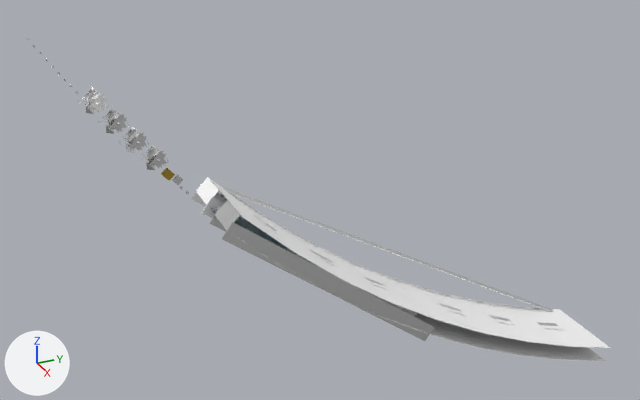
Before and after pictures for a commit that changed the glTF model ship/3d/models/chunks/xuanshu_interior_C30.glb.
Before and after are seen from a camera (50 mm lens) standing at (351.7, -172.5, -70.4) and looking at (215.5, -111.3, -138.5). The lights are fixed; the arrows at lower left show +X, +Y and +Z. The first picture is the older version. Where no turn or scale is listed for an object, it has been applied to the vertices. Vertices at exactly the same position are counted once.

Objects in the first picture: 'UNIT-MED-003_S49807'.
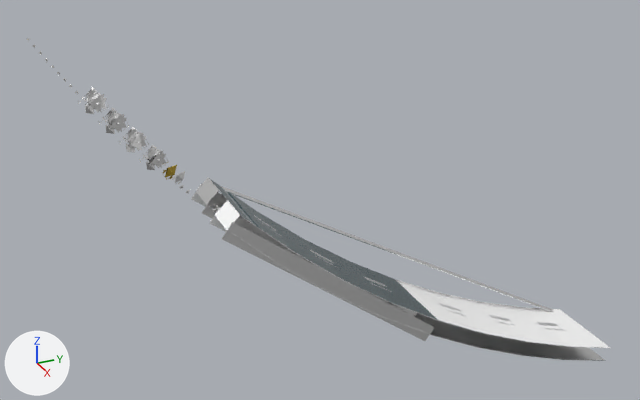
Diff of the bpy script that builds the scene:
```diff
--- a/ship/3d/models/chunks/xuanshu_interior_C30.glb.py
+++ b/ship/3d/models/chunks/xuanshu_interior_C30.glb.py
@@ me_unit_med_003_s49807 @@
 # used by ob_unit_med_003_s49807; location = (0.0, 0.0, 0.0)
-me_unit_med_003_s49807.from_pydata(...)  # 58259 vertices, 82328 faces; spans x 212.3..229.6, y -159.6..-48.3, z -184.4..-101.6
+me_unit_med_003_s49807.from_pydata(...)  # 58181 vertices, 82195 faces; spans x 212.3..229.6, y -159.6..-48.3, z -184.4..-101.6
+# me_unit_med_003_s49807 part 1: the loose piece of 8 vertices spanning x 221.8..222.3, y -140.3..-138.6, z -127.8..-126.0 is rebuilt with 3 vertices and now spans x 221.7..222.4, y -139.9..-138.8, z -127.6..-126.4, in mat_hi_paint_d (white #ffffff)
+# me_unit_med_003_s49807 part 2: 2627 vertices moved within x 218.8..222.8, y -159.4..-54.1, z -181.9..-101.7; 191 vertices removed from x 217.0..222.4, y -159.4..-70.7, z -175.3..-101.7; 169 vertices added at x 218.8..222.5, y -142.0..-70.7, z -175.2..-124.3
+# me_unit_med_003_s49807 part 3: 150 faces spanning x 212.4..229.6, y -159.4..-49.3, z -182.7..-101.9 switch from mat_hi_rubber (white #ffffff) to mat_hi_glass (dark cyan #27383e)
+# other edits to the shape of me_unit_med_003_s49807 do not show in these pictures
 me_unit_med_003_s49807.materials.append(mat_mat_int_wall)
```

Changed parts and their boxes [x1, y1, x2, y2] in the pictures (640 x 400 px; the box of a moved part takes in the faces that stretch with it):
part 1 of me_unit_med_003_s49807, rebuilt (not visible afterwards): before [173, 175, 183, 185]
part 2 of me_unit_med_003_s49807, moved or reshaped: before [29, 39, 189, 194]; after [41, 54, 190, 195]
part 3 of me_unit_med_003_s49807, recoloured: [209, 178, 605, 361] in both
